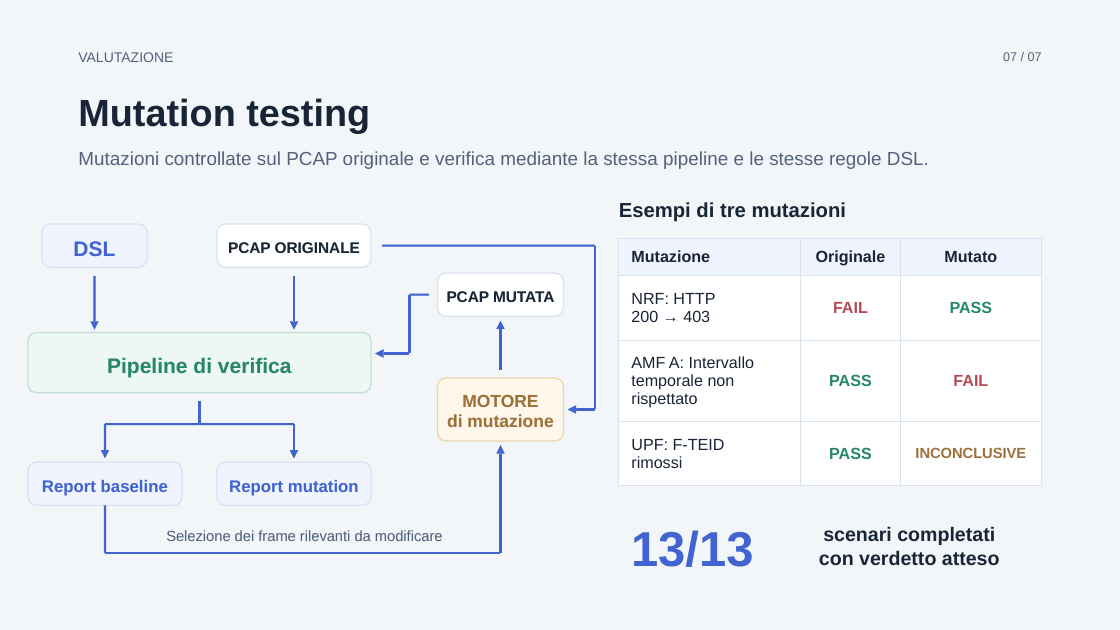
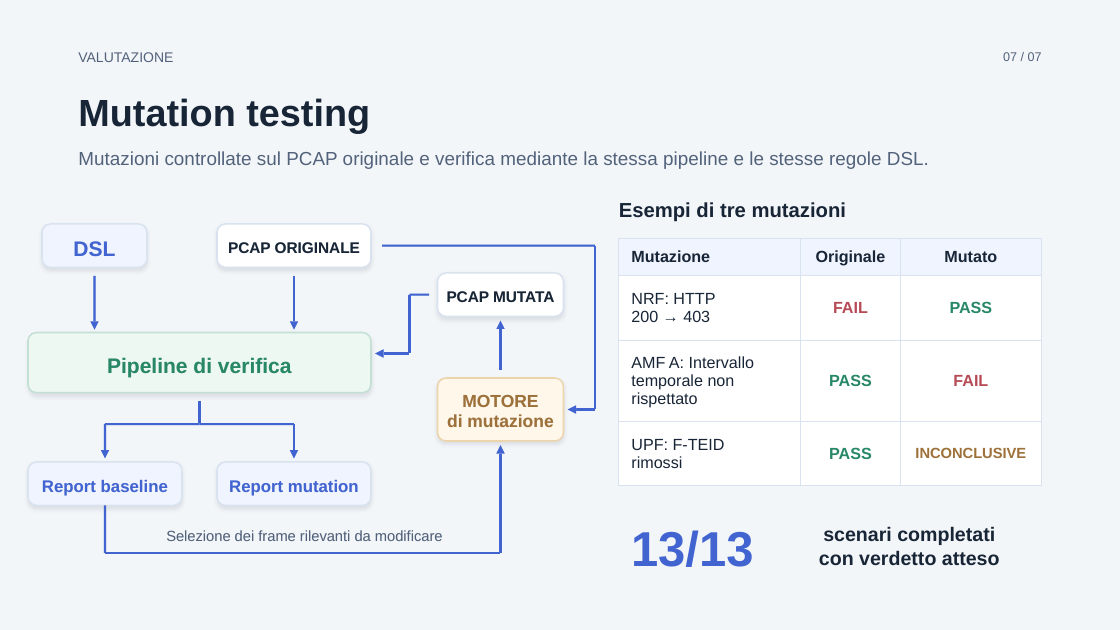
Before and after one commit to desila23/5g-security-assurance-thesis, a slide deck: slide 7 of 5g-thesis-presentation-5min/tesi-5min.pptx. Drawn at 1120x630 pixels with LibreOffice and Linux fonts; fonts in the diff are those of the drawing. Boxes give left, top, right and bottom in pixels: in the first picture for what was removed or moved away, otherwise in the second. Text is boxed around its words. In the diff, an @@ line names an element or a change of style, - is before the commit and + after.

```diff
--- a/5g-thesis-presentation-5min/tesi-5min.pptx
+++ b/5g-thesis-presentation-5min/tesi-5min.pptx
@@ outline #D9E3EF 1.35 pt to #D9E3EF 1.65 pt; shadow on in 5 elements at (42, 224, 146, 267), (217, 224, 371, 267), (28, 462, 182, 506), (217, 462, 371, 506), (437, 273, 564, 316) @@
@@ rounded rectangle at (28, 333, 371, 393): outline #C4DFD3 1.35 pt to #C4DFD3 1.65 pt; shadow on @@
@@ rounded rectangle at (437, 378, 564, 441): outline #ECD5AD 1.35 pt to #ECD5AD 1.65 pt; shadow on @@
```
Also in this commit, not shown: 4 other slides changed, 4 other files.
